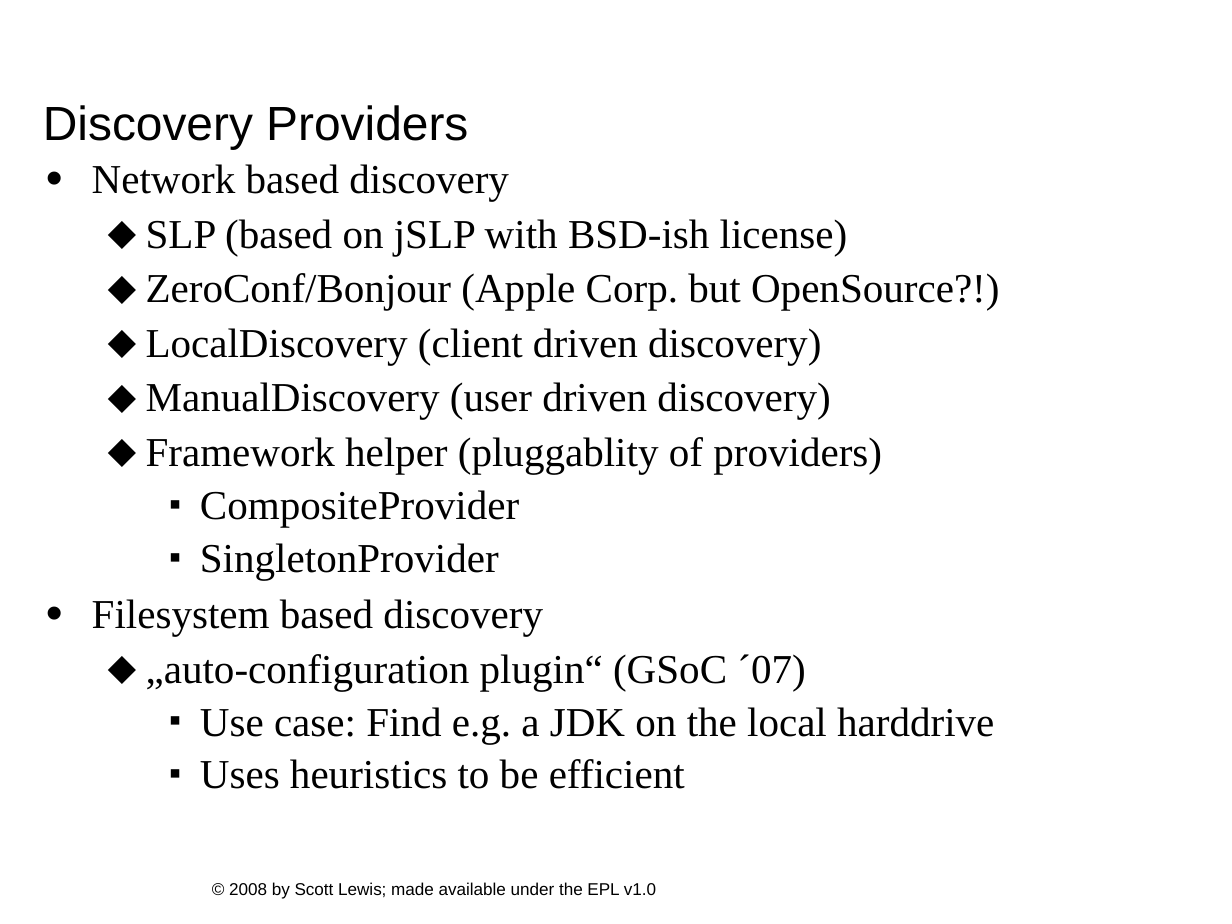
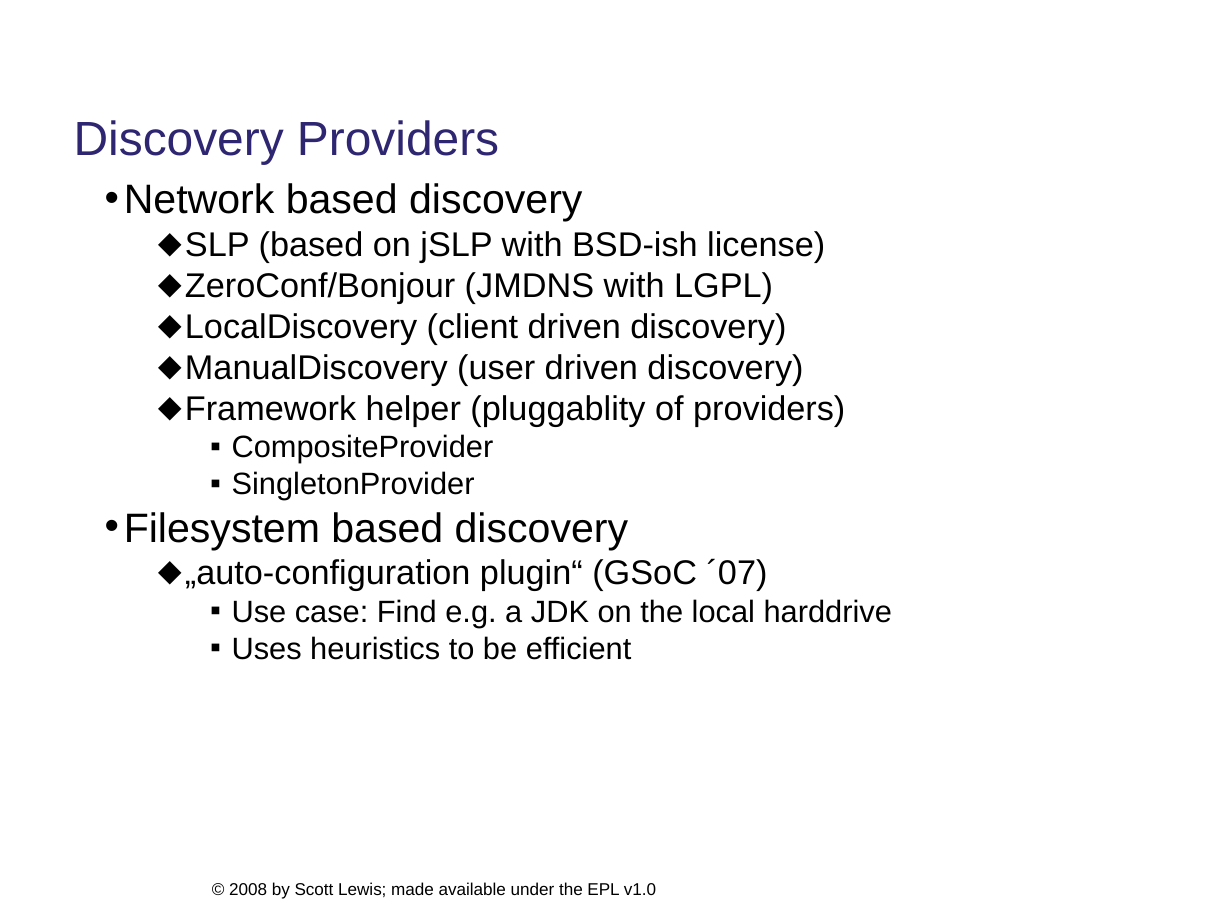
Before and after one commit to eclipse/ecf-website, a slide deck: slide 14 of presentations/eclipsecon2008/longtalk134/ecf_eclipsecon2008_134.ppt. Drawn at 1232x924 pixels with LibreOffice and Linux fonts; fonts in the diff are those of the drawing; background and template pictures are left out. Boxes give left, top, right and bottom in pixels: in the first picture for what was removed or moved away, otherwise in the second. Text is boxed around its words. In the diff, an @@ line names an element or a change of style, - is before the commit and + after.

```diff
--- a/presentations/eclipsecon2008/longtalk134/ecf_eclipsecon2008_134.ppt
+++ b/presentations/eclipsecon2008/longtalk134/ecf_eclipsecon2008_134.ppt
@@ title "Discovery Providers": place and size @@
-title "Discovery Providers" at <box>43,105,468,149</box>
+title "Discovery Providers" at <box>74,120,499,164</box>
@@ title "Discovery Providers" at <box>74,120,499,164</box>: text colour #000000 to #2F2672; line spacing 0.9 to 1 @@
@@ text "Network based discovery": place and size @@
-text "Network based discovery" at <box>92,164,1000,789</box>
+text "Network based discovery" at <box>124,183,892,660</box>
@@ text at <box>124,183,892,660</box>: font Times New Roman to Arial; size 24 to 20 pt in "SLP (based on jSLP with BSD-ish license)", "LocalDiscovery (client driven discovery)", "ManualDiscovery (user driven discovery)", "Framework helper (pluggablity of providers)" and 1 more places; size 24 to 18 pt in "CompositeProvider", "SingletonProvider", "Use case: Find e.g. a JDK on ...", "Uses heuristics to be efficient"; indent changed; line spacing 0.9 to 1; less space between paragraphs @@
@@ text at <box>185,272,773,303</box>: text changed; size 24 to 20 pt; font Times New Roman to Arial @@
-  ⬥ ZeroConf/Bonjour (Apple Corp. but OpenSource?!)
+  ⬥ ZeroConf/Bonjour (JMDNS with LGPL)
```
Also in this commit, not shown: 11 other slides changed, 1 other file.
